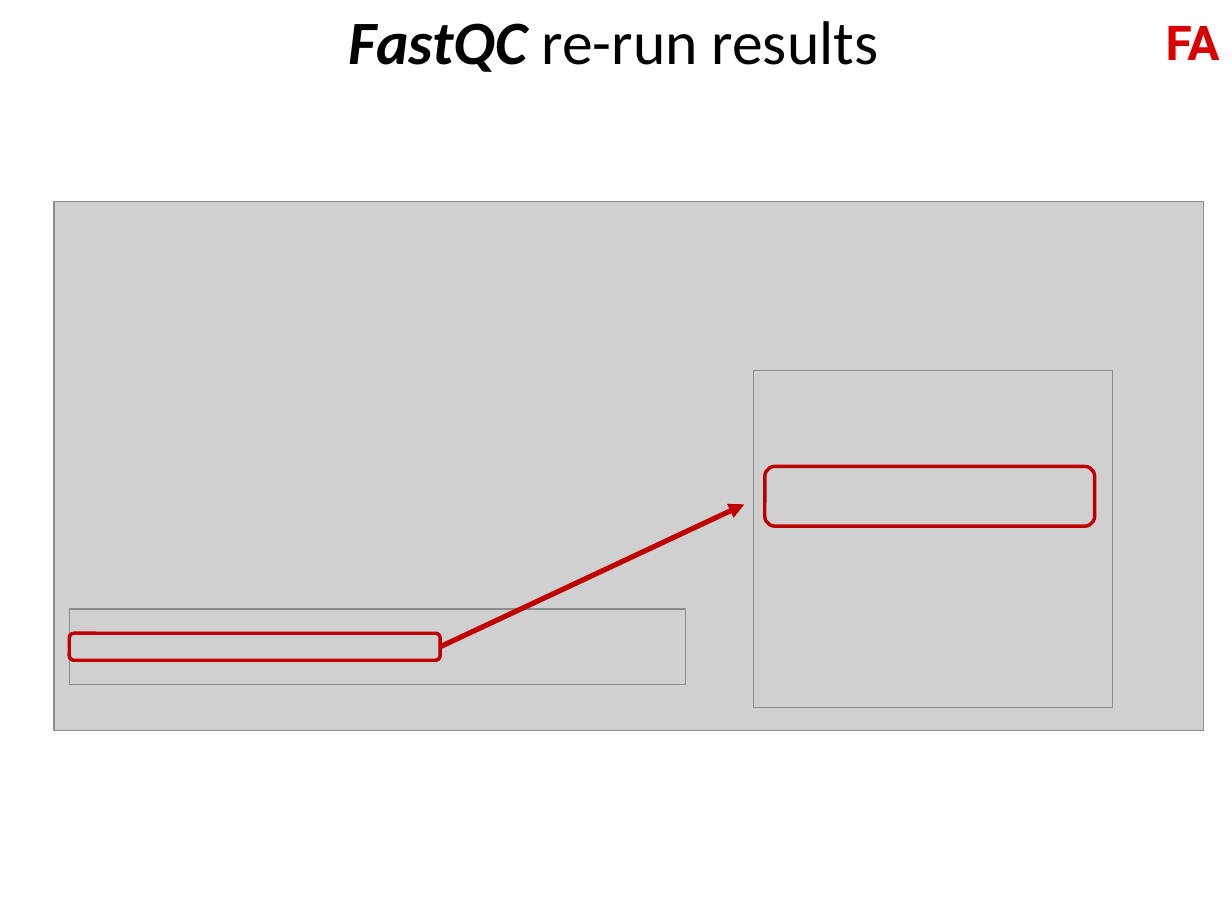
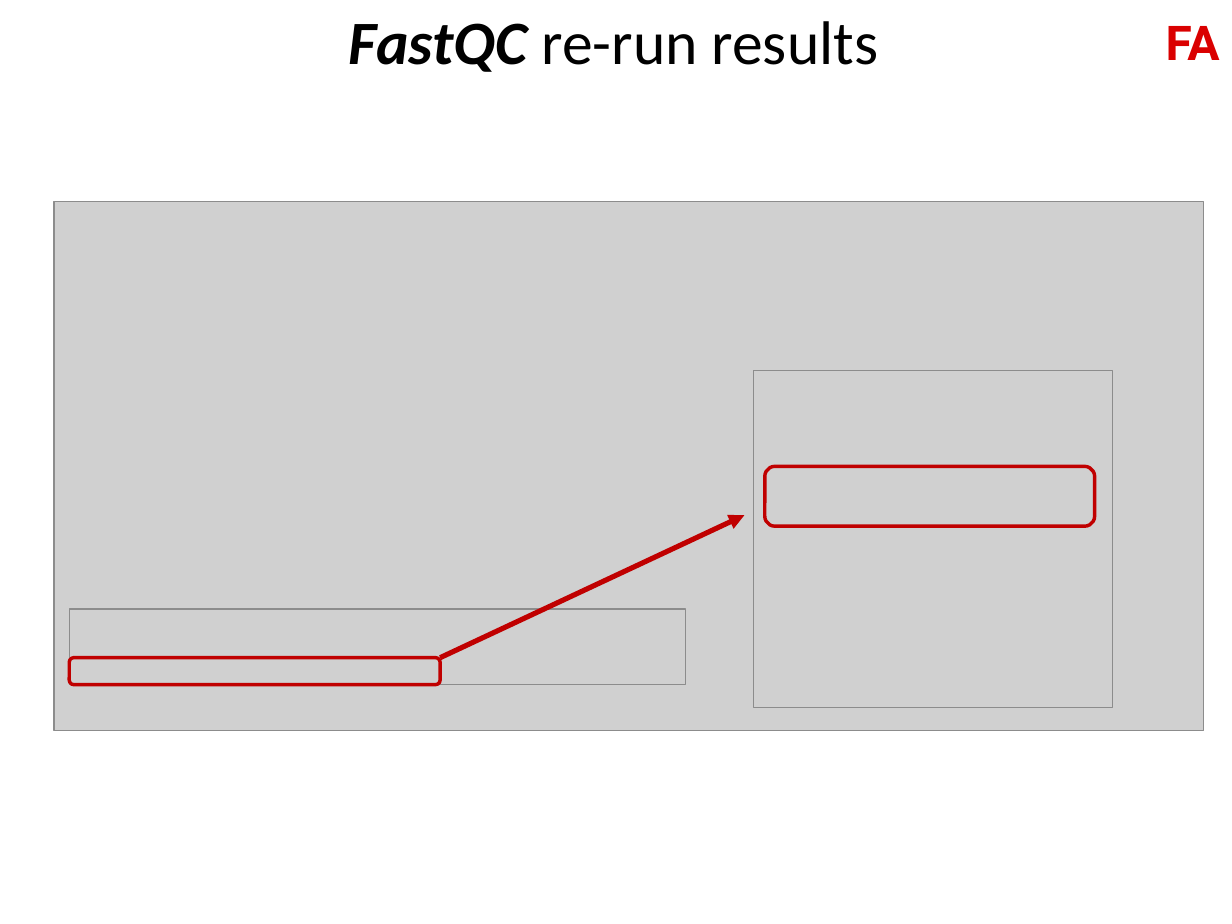
Before and after one commit to genepattern/tutorial-materials, a slide deck: slide 8 of BU_MolBio_RNAseq_in_GP_workshop/slides/2019-04-04_04_GPWorkshop_RNA-Seq in GenePattern.pptx. Drawn at 1232x924 pixels with LibreOffice and Linux fonts; fonts in the diff are those of the drawing; grey boxes stand for pictures. Boxes give left, top, right and bottom in pixels: in the first picture for what was removed or moved away, otherwise in the second. Text is boxed around its words. In the diff, an @@ line names an element or a change of style, - is before the commit and + after.

```diff
--- a/BU_MolBio_RNAseq_in_GP_workshop/slides/2019-04-04_04_GPWorkshop_RNA-Seq in GenePattern.pptx
+++ b/BU_MolBio_RNAseq_in_GP_workshop/slides/2019-04-04_04_GPWorkshop_RNA-Seq in GenePattern.pptx
@@ arrow moved from (440, 647) - (744, 504) to (440, 658) - (744, 515) @@
@@ rounded rectangle: place and size @@
-rounded rectangle at box(69, 633, 440, 660)
+rounded rectangle at box(69, 658, 440, 685)
```
Also in this commit, not shown: 7 other slides changed.
